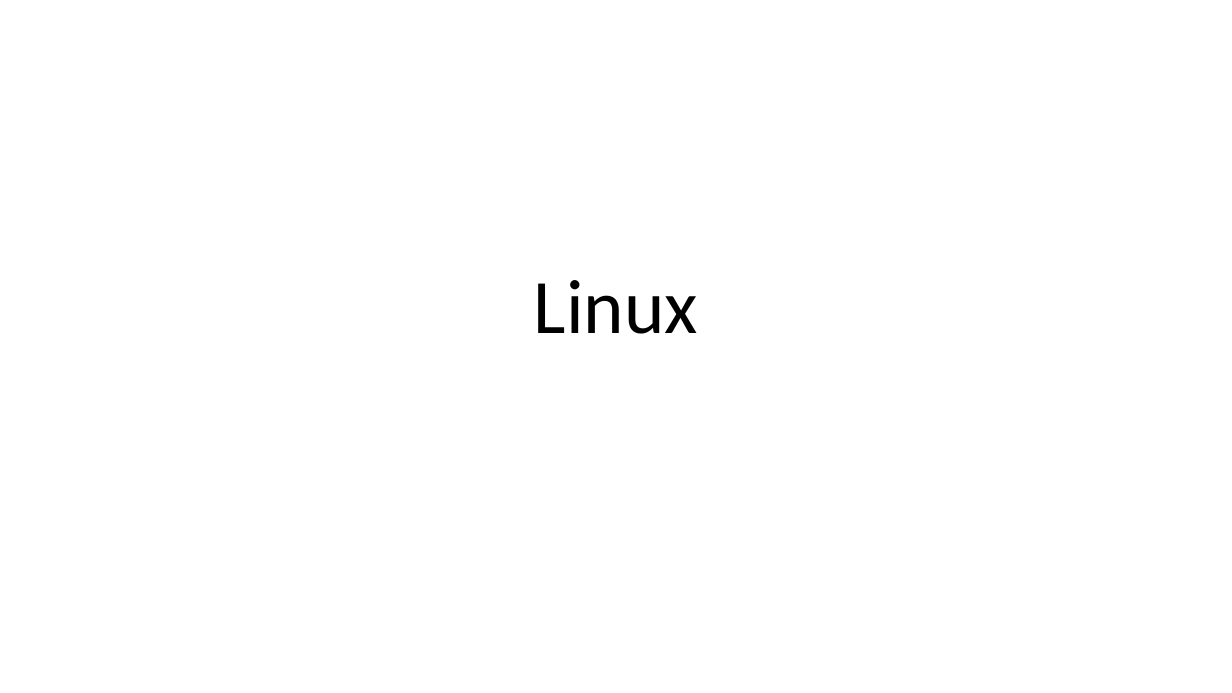
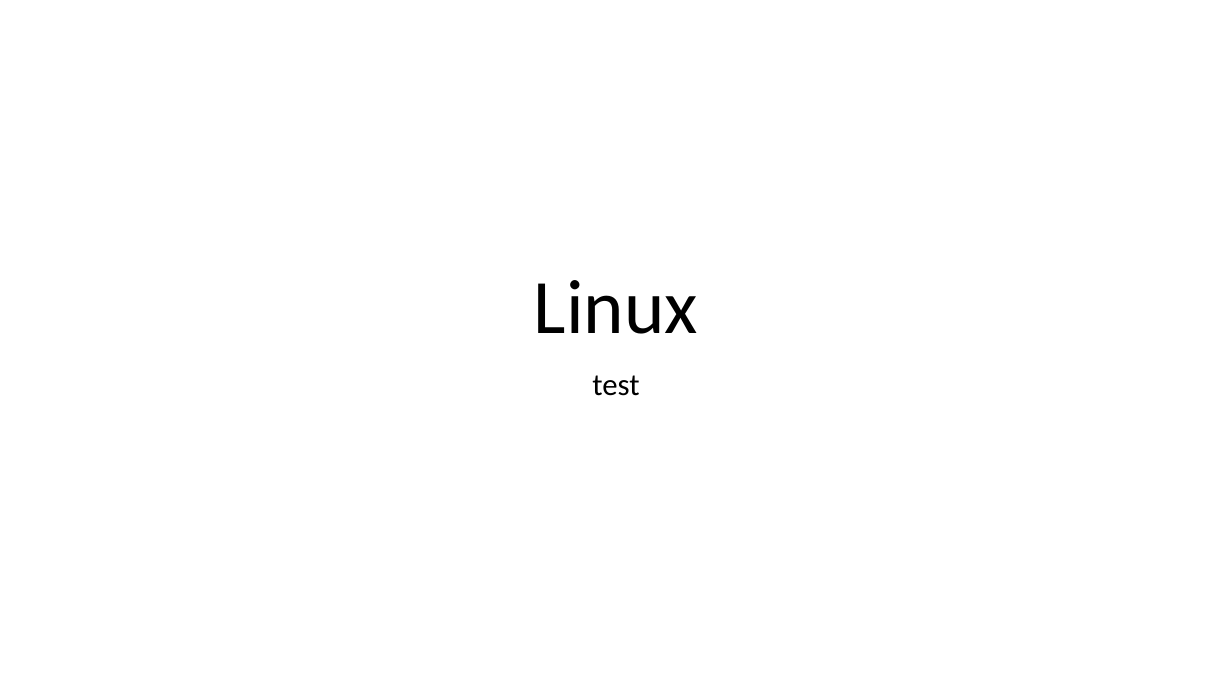
Before and after one commit to RadRoz12/Test2, a slide deck: slide 1 of Linux.pptx. Drawn at 1232x693 pixels with LibreOffice and Linux fonts; fonts in the diff are those of the drawing. Boxes give left, top, right and bottom in pixels: in the first picture for what was removed or moved away, otherwise in the second. Text is boxed around its words. In the diff, an @@ line names an element or a change of style, - is before the commit and + after.

Commit message:
[toto byl test]

```diff
--- a/Linux.pptx
+++ b/Linux.pptx
@@ subtitle added at [592, 375, 639, 396], 24 pt, text #000000 @@
+test
```
